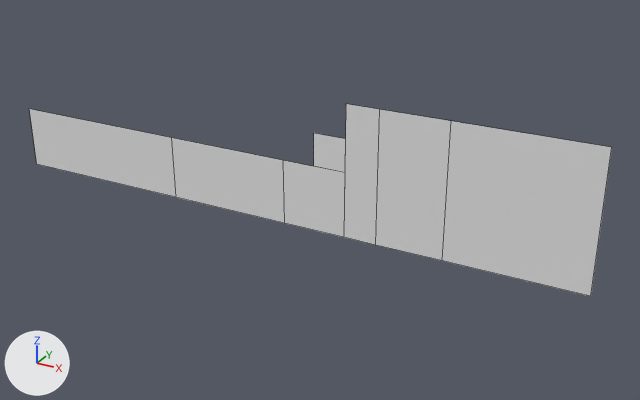
What one commit did to the FBX model Assets/Art/3D_Models/Walls.fbx.
Camera for both pictures: a 50 mm camera at (6.44, -20.43, 11.22) aimed at (-4.96, 0.28, 0.86). Every picture has the same lights, and +X, +Y and +Z are marked at lower left. The first picture is the older version. Mesh edges are drawn as thin lines. Where no turn or scale is listed for an object, it has been applied to the vertices.

The scene before the commit, as lines of its bpy script (objects in view):
```python
ob_wall_1x1 = bpy.data.objects.new('Wall_1x1', me_wall_1x1)
ob_wall_1x1.location = (-4.0, 0.0, 2.0)
ob_wall_1x4 = bpy.data.objects.new('Wall_1x4', me_wall_1x4)
ob_wall_1x4.location = (-3.0, 0.0, 0.0)
ob_wall_2x2 = bpy.data.objects.new('Wall_2x2', me_wall_2x2)
ob_wall_2x2.location = (-4.0, 0.0, 0.0)
ob_wall_2x4 = bpy.data.objects.new('Wall_2x4', me_wall_2x4)
ob_wall_2x4.location = (-1.0, 0.0, 0.0)
ob_wall_4x2 = bpy.data.objects.new('Wall_4x2', me_wall_4x2)
ob_wall_4x2.location = (-6.0, 0.0, 0.0)
ob_wall_4x4 = bpy.data.objects.new('Wall_4x4', me_wall_4x4)
ob_wall_4x4.location = (3.0, 0.0, 0.0)
ob_wall_6x2 = bpy.data.objects.new('Wall_6x2', me_wall_6x2)
ob_wall_6x2.location = (-10.0, 0.0, 0.0)
```
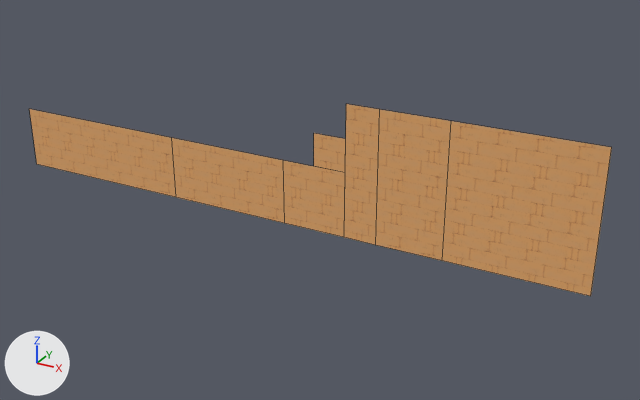
The change, as JSON lines over the scene's bpy script:
```json
{"op": "add", "block": "img_tilevar_png", "code": ["img_tilevar_png = load_image('TileVar.png', '../Textures/TileVar.png', 1024, 1024, 'sRGB')"]}
{"op": "add", "block": "mat_walls", "code": ["mat_walls = principled_material('Walls')", "mat_walls.texture = img_tilevar_png", "mat_walls.roughness = 1.0"]}
{"block": "me_wall_4x4", "where": "me_wall_4x4.from_pydata(...)  # 4 vertices, 1 face; spans x -4.0..0.0, y 0.0, z 0.0..4.0"}
{"op": "remove", "block": "me_wall_4x4", "code": "me_wall_4x4.materials.append(mat_checker)  # white #e7e7e7"}
{"op": "add", "block": "me_wall_4x4", "code": "me_wall_4x4.materials.append(mat_walls)  # picture img_tilevar_png"}
{"block": "me_wall_4x2", "where": "me_wall_4x2.from_pydata(...)  # 4 vertices, 1 face; spans x -4.0..0.0, y 0.0, z 0.0..2.0"}
{"op": "remove", "block": "me_wall_4x2", "code": "me_wall_4x2.materials.append(mat_checker)  # white #e7e7e7"}
{"op": "add", "block": "me_wall_4x2", "code": "me_wall_4x2.materials.append(mat_walls)  # picture img_tilevar_png"}
{"block": "me_wall_1x4", "where": "me_wall_1x4.from_pydata(...)  # 4 vertices, 1 face; spans x -1.0..0.0, y 0.0, z 0.0..4.0"}
{"op": "remove", "block": "me_wall_1x4", "code": "me_wall_1x4.materials.append(mat_checker)  # white #e7e7e7"}
{"op": "add", "block": "me_wall_1x4", "code": "me_wall_1x4.materials.append(mat_walls)  # picture img_tilevar_png"}
{"block": "me_wall_2x4", "where": "me_wall_2x4.from_pydata(...)  # 4 vertices, 1 face; spans x -2.0..0.0, y 0.0, z 0.0..4.0"}
{"op": "remove", "block": "me_wall_2x4", "code": "me_wall_2x4.materials.append(mat_checker)  # white #e7e7e7"}
{"op": "add", "block": "me_wall_2x4", "code": "me_wall_2x4.materials.append(mat_walls)  # picture img_tilevar_png"}
{"block": "me_wall_1x1", "where": "me_wall_1x1.from_pydata(...)  # 4 vertices, 1 face; spans x -1.0..0.0, y 0.0, z 0.0..1.0"}
{"op": "remove", "block": "me_wall_1x1", "code": "me_wall_1x1.materials.append(mat_checker)  # white #e7e7e7"}
{"op": "add", "block": "me_wall_1x1", "code": "me_wall_1x1.materials.append(mat_walls)  # picture img_tilevar_png"}
{"block": "me_wall_6x2", "where": "me_wall_6x2.from_pydata(...)  # 4 vertices, 1 face; spans x -6.0..0.0, y 0.0, z 0.0..2.0"}
{"op": "remove", "block": "me_wall_6x2", "code": "me_wall_6x2.materials.append(mat_checker)  # white #e7e7e7"}
{"op": "add", "block": "me_wall_6x2", "code": "me_wall_6x2.materials.append(mat_walls)  # picture img_tilevar_png"}
{"block": "me_wall_2x2", "where": "me_wall_2x2.from_pydata(...)  # 4 vertices, 1 face; spans x -2.0..0.0, y 0.0, z 0.0..2.0"}
{"op": "remove", "block": "me_wall_2x2", "code": "me_wall_2x2.materials.append(mat_checker)  # white #e7e7e7"}
{"op": "add", "block": "me_wall_2x2", "code": "me_wall_2x2.materials.append(mat_walls)  # picture img_tilevar_png"}
```

Boxes (x1, y1, x2, y2) around the edits, measured in the pictures (640 x 400 px):
```json
{"object": "Wall_4x4", "change": "recoloured", "before": [442, 121, 612, 296], "after": [442, 121, 612, 296], "on screen": "white to orange"}
{"object": "Wall_2x4", "change": "recoloured", "before": [376, 109, 451, 261], "after": [376, 109, 451, 261], "on screen": "white to orange"}
{"object": "Wall_6x2", "change": "recoloured", "before": [29, 109, 176, 197], "after": [29, 109, 176, 197], "on screen": "white to orange"}
{"object": "Wall_4x2", "change": "recoloured", "before": [172, 138, 285, 223], "after": [172, 138, 285, 223], "on screen": "white to orange"}
{"object": "Wall_1x4", "change": "recoloured", "before": [344, 104, 380, 245], "after": [344, 104, 380, 245], "on screen": "white to orange"}
{"object": "Wall_2x2", "change": "recoloured", "before": [283, 160, 345, 237], "after": [283, 160, 345, 237], "on screen": "white to orange"}
{"object": "Wall_1x1", "change": "recoloured", "before": [314, 133, 346, 173], "after": [314, 133, 346, 173], "on screen": "white to orange"}
```
